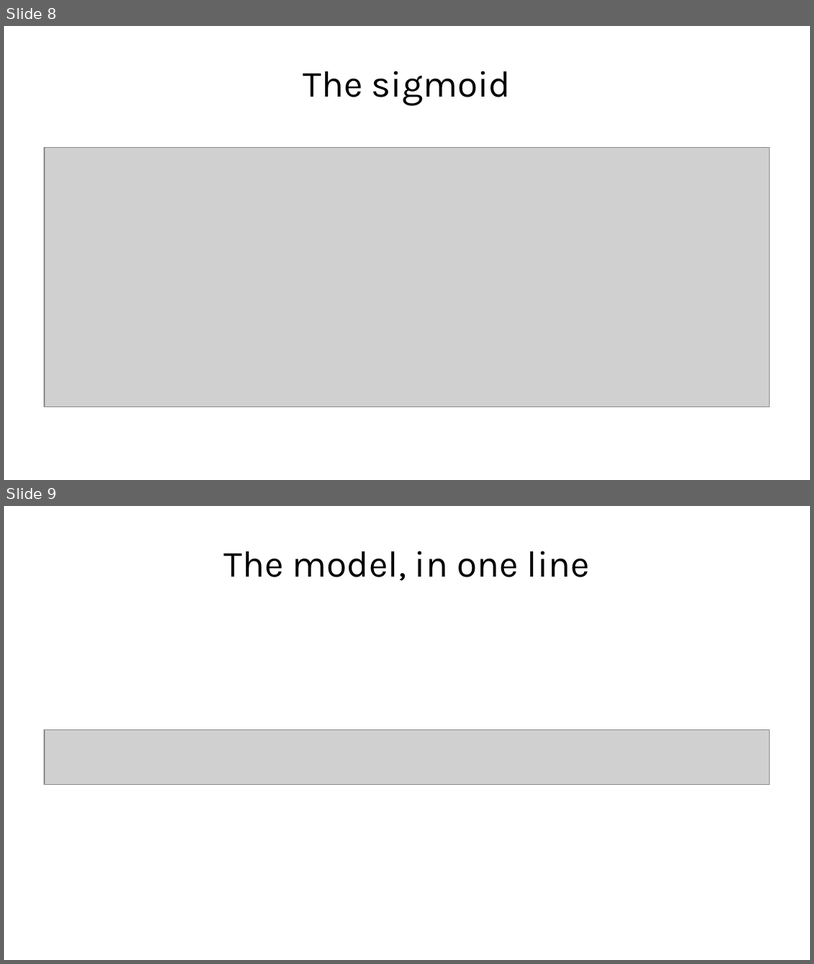
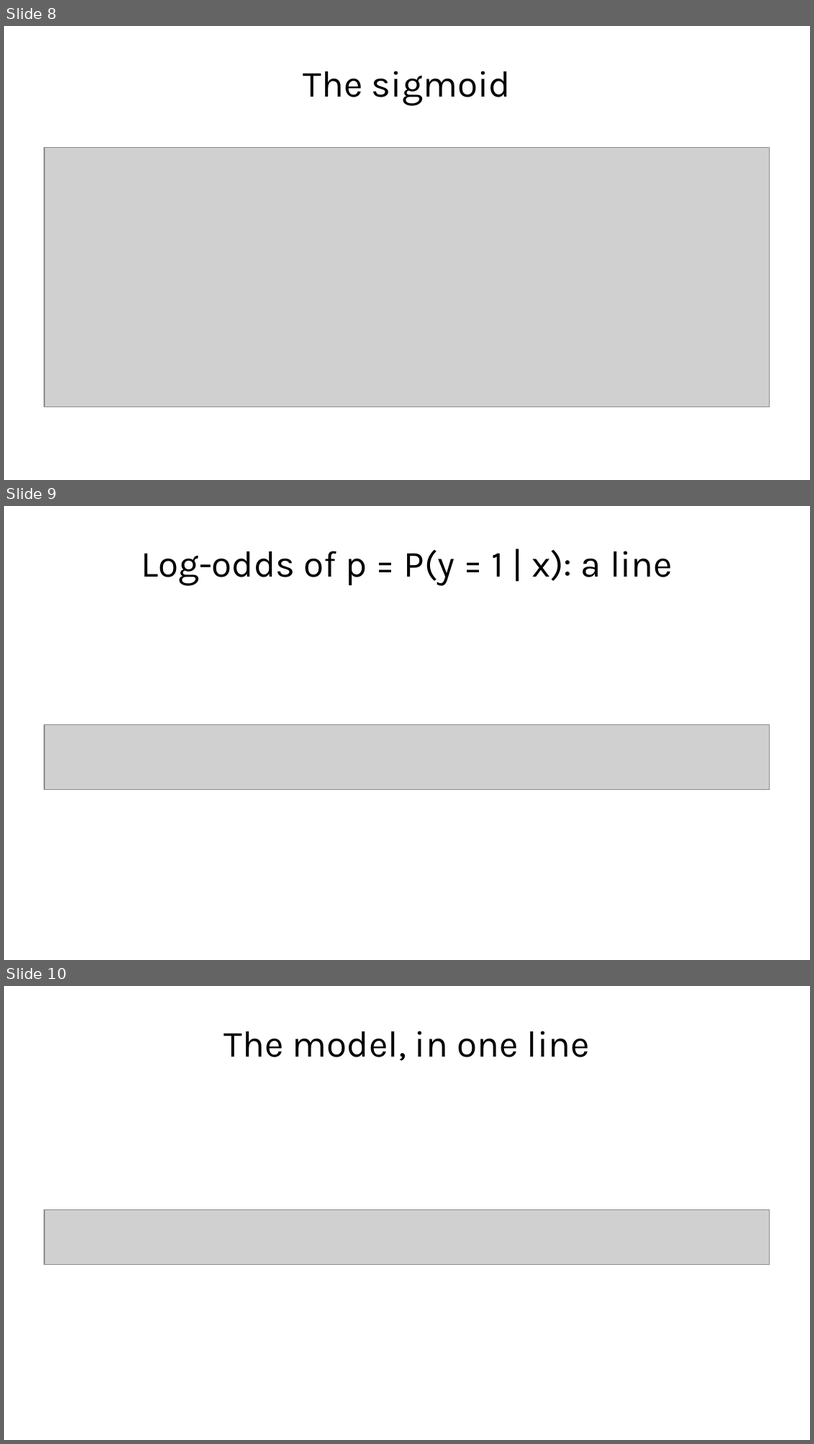
Before and after one commit to fabioantonini/technologies-for-artificial-intelligence, a slide deck: Lessons/04_classification_and_metrics/Slides/classification_and_metrics_slides.pptx. Shown one above the other, each under a label of ours: slides 8 and 9 before the commit, slides 8, 9 and 10 after it. The pictures are 814x964 and 814x1444 pixels, drawn with LibreOffice and Linux fonts; fonts in the diff are those of the drawing; grey boxes stand for pictures; background and template pictures are left out. Boxes give left, top, right and bottom in pixels: in the first picture for what was removed or moved away, otherwise in the second. Text is boxed around its words. In the diff, an @@ line names an element or a change of style, - is before the commit and + after.

```diff
--- a/Lessons/04_classification_and_metrics/Slides/classification_and_metrics_slides.pptx
+++ b/Lessons/04_classification_and_metrics/Slides/classification_and_metrics_slides.pptx
@@ slide 9 added at (4,506,810,960), background #FFFFFF @@
@@ title added at (141,550,673,585), 33 pt, text #1A1A1A @@
+Log-odds of p = P(y = 1 | x): a line
@@ picture added at (44,725,770,790) @@
@@ what was slide 9 is now slide 10 @@
```
Also in this commit, not shown: 7 other files.
